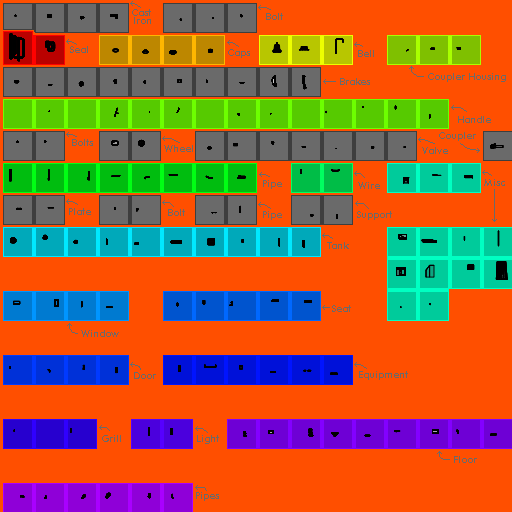
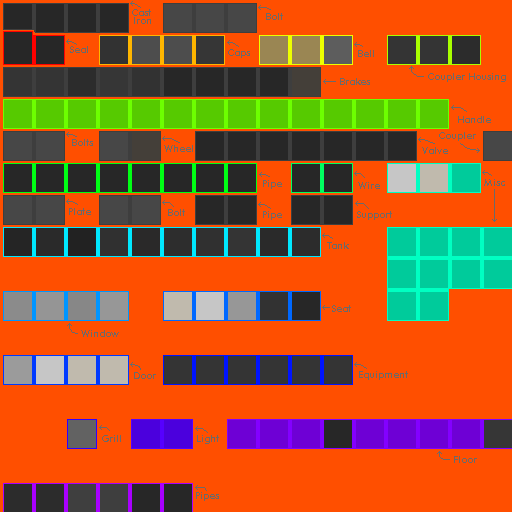
Before/after of a 512px x 512px layered artwork. What changed in the layer stack:
hid "texture0.png" over (9, 14, 508, 499)
painted on "template0" over (3, 4, 512, 512)
